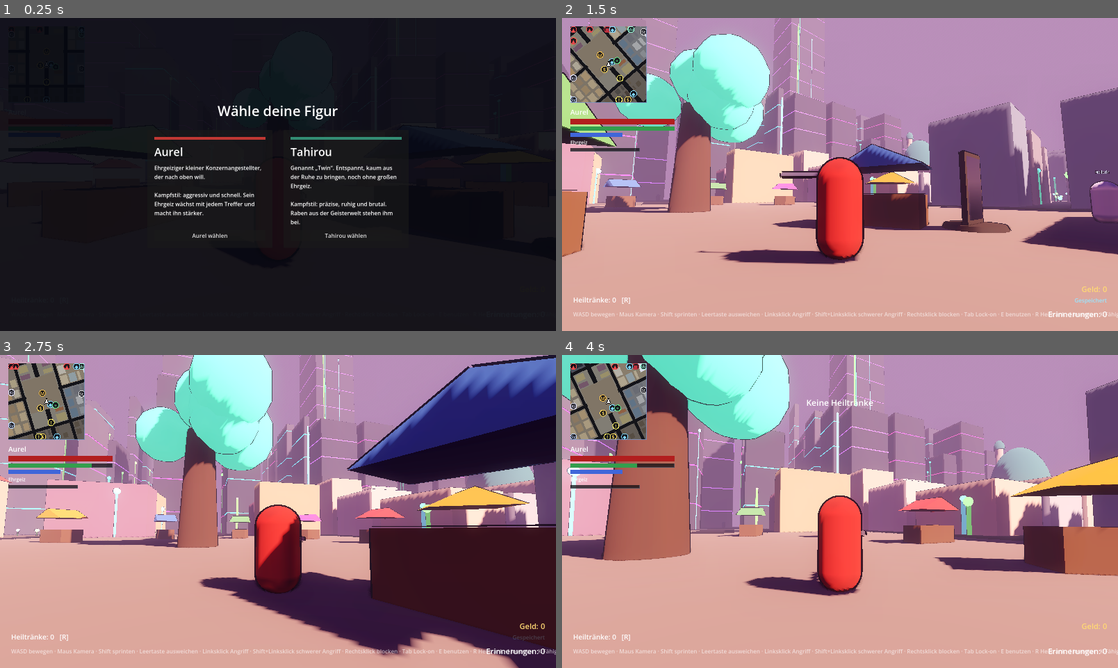
Above: before the commit, frames 1-4 (two rows, left to right).
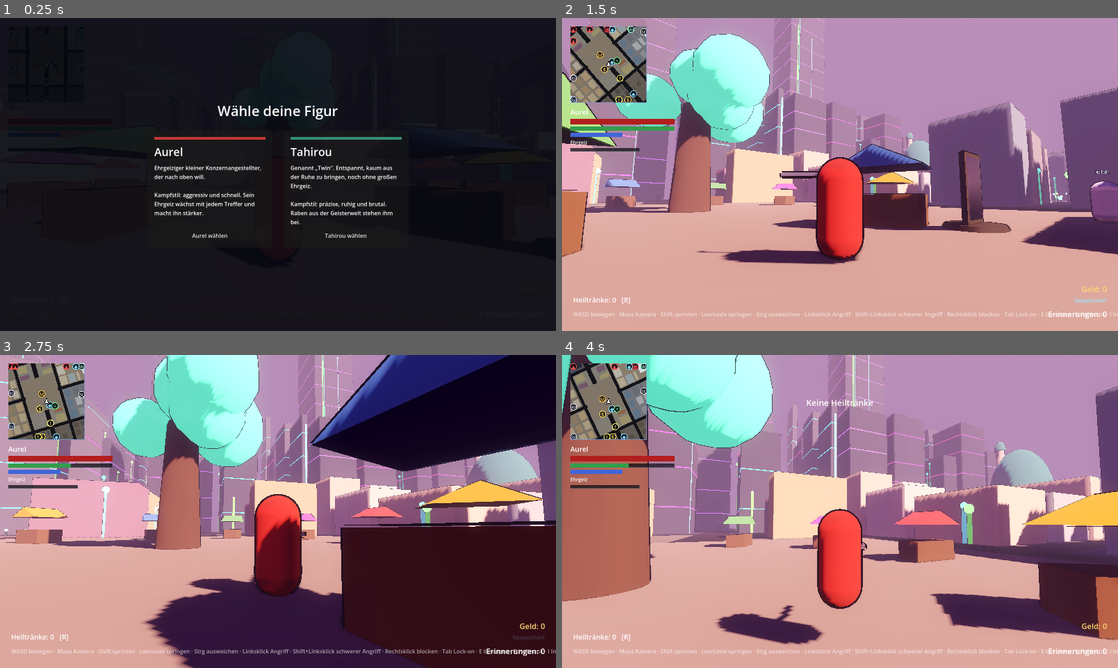
Above: after the commit, the same moments.

Repository: Aurelvonwatzdorf/nr1
Game: Godot game, scene res://scenes/levels/santo_santiago.tscn
Two runs of this game, one before a commit and one after it. Both use one fixed random seed, a clock stepped at 60 frames per second and the inputs below.
Inputs (mouse positions are in pixels of both pictures, inside the frame that each line leads up to):
- Up to frame 1 (0.25 s): no input
- Up to frame 2 (1.5 s): click "Aurel wählen" at 0.5 s; tap Enter at 1.25 s; move the mouse to (867, 174) at 1.27 s; hold W (move_forward) from 1.28 s (still down); hold Right mouse button (block) from 1.28 s (still down)
- Up to frame 3 (2.75 s): keep holding W (move_forward); tap Ctrl (dodge, bound only after the commit) at 1.55, 2.1 s; move the mouse to (250, 511) at 2.02 s; release Right mouse button (block) at 2.03 s; tap Space (dodge, bound only before the commit) at 2.3 s
- Up to frame 4 (4 s): keep holding W (move_forward); move the mouse to (851, 505) at 2.77 s; tap Space (dodge, bound only before the commit) at 2.85 s; tap R (heal) at 3.05, 3.6 s; move the mouse to (834, 517) at 3.52 s; tap Shift (sprint) at 3.8 s

The runs differ from the first frame. In frame 2, 0.3% of the frame differs, in the area x 30-100%, y 94-96%; in frame 3, 41%, in the area x 0-100%, y 0-100%; in frame 4, 36%.

Commit message:
Jump on Space, dodge on Ctrl, health regen, remnants on map, raven ancestors lend gifts
- Space jumps, Ctrl dodges (backstep without direction), gamepad: A jump, X interact
- Health regenerates 20/s after 10 s without damage
- Memory remnants get a map marker; test checks the map pauses time
- Ravens no longer state the obvious: ancestors lend Federkleid, Rabenauge,
  Fluegelschlag, Zweiter Atem in tight spots

Co-Authored-By: Claude Opus 5.5 <noreply@anthropic.com>
Claude-Session: https://claude.ai/code/session_01RjnwZ2TtYogGPE8DCJukRJ

Diff:
--- a/game/project.godot
+++ b/game/project.godot
@@ -67,9 +67,14 @@
 "events": [Object(InputEventKey,"device":-1,"physical_keycode":4194325),
 Object(InputEventJoypadButton,"device":-1,"button_index":7)]
 }
+jump={
+"deadzone": 0.2,
+"events": [Object(InputEventKey,"device":-1,"physical_keycode":32),
+Object(InputEventJoypadButton,"device":-1,"button_index":0)]
+}
 dodge={
 "deadzone": 0.2,
-"events": [Object(InputEventKey,"device":-1,"physical_keycode":32),
+"events": [Object(InputEventKey,"device":-1,"physical_keycode":4194326),
 Object(InputEventJoypadButton,"device":-1,"button_index":1)]
 }
 attack_light={
@@ -100,12 +105,12 @@
 interact={
 "deadzone": 0.2,
 "events": [Object(InputEventKey,"device":-1,"physical_keycode":69),
-Object(InputEventJoypadButton,"device":-1,"button_index":0)]
+Object(InputEventJoypadButton,"device":-1,"button_index":2)]
 }
 heal={
 "deadzone": 0.2,
 "events": [Object(InputEventKey,"device":-1,"physical_keycode":82),
-Object(InputEventJoypadButton,"device":-1,"button_index":2)]
+Object(InputEventJoypadButton,"device":-1,"button_index":12)]
 }
 call_spirit={
 "deadzone": 0.2,
--- a/game/scenes/ui/hud.tscn
+++ b/game/scenes/ui/hud.tscn
@@ -107,7 +107,7 @@
 offset_bottom = -24.0
 grow_vertical = 0
 theme_override_colors/font_color = Color(1, 1, 1, 0.6)
-text = "WASD bewegen · Maus Kamera · Shift sprinten · Leertaste ausweichen · Linksklick Angriff · Shift+Linksklick schwerer Angriff · Rechtsklick blocken · Tab Lock-on · E benutzen · R Heiltrank · I Inventar · K Fähigkeiten · M Karte · Esc Menü"
+text = "WASD bewegen · Maus Kamera · Shift sprinten · Leertaste springen · Strg ausweichen · Linksklick Angriff · Shift+Linksklick schwerer Angriff · Rechtsklick blocken · Tab Lock-on · E benutzen · R Heiltrank · I Inventar · K Fähigkeiten · M Karte · Esc Menü"
 
 [node name="PauseLabel" type="Label" parent="."]
 unique_name_in_owner = true
--- a/game/scripts/characters/character_data.gd
+++ b/game/scripts/characters/character_data.gd
@@ -15,6 +15,10 @@
 @export var max_focus: float = 50.0
 @export var stamina_regen_per_second: float = 35.0
 @export var stamina_regen_delay: float = 0.8
+## Leben regeneriert sich, wenn man so lange keinen Schaden genommen hat (Sekunden).
+@export var health_regen_delay: float = 10.0
+## Leben pro Sekunde während der Regeneration (in Schritten, einmal pro Sekunde).
+@export var health_regen_per_second: float = 20.0
 
 @export_group("Bewegung")
 @export var walk_speed: float = 4.5
@@ -23,6 +27,9 @@
 @export var acceleration: float = 30.0
 ## Wie schnell sich die Figur zur Laufrichtung dreht.
 @export var turn_speed: float = 12.0
+## Startgeschwindigkeit nach oben beim Springen (Leertaste).
+@export var jump_velocity: float = 6.0
+@export var jump_stamina_cost: float = 8.0
 
 @export_group("Ausweichrolle")
 @export var dodge_speed: float = 9.0
--- a/game/scripts/components/health_component.gd
+++ b/game/scripts/components/health_component.gd
@@ -6,12 +6,34 @@
 signal died
 
 var is_dead: bool = false
+## Regeneration: nach `regen_delay` Sekunden ohne Schaden gibt es jede Sekunde
+## `regen_per_second` Leben. 0 = keine Regeneration (Gegner, NPCs).
+var regen_per_second: float = 0.0
+var regen_delay: float = 10.0
+## Sekunden seit dem letzten Schaden.
+var time_since_damage: float = 0.0
+var _regen_tick: float = 0.0
+
+
+func _physics_process(delta: float) -> void:
+	if regen_per_second <= 0.0 or is_dead:
+		return
+	time_since_damage += delta
+	if time_since_damage < regen_delay or current >= max_value:
+		_regen_tick = 0.0
+		return
+	_regen_tick += delta
+	if _regen_tick >= 1.0:
+		_regen_tick -= 1.0
+		add(regen_per_second)
 
 
 func take_damage(amount: float) -> void:
 	if is_dead or amount <= 0.0:
 		return
 	remove(amount)
+	time_since_damage = 0.0
+	_regen_tick = 0.0
 	damaged.emit(amount)
 	if is_empty():
 		is_dead = true
@@ -26,4 +48,5 @@
 ## Volles Leben, wieder lebendig (Respawn, Ankerspiegel).
 func revive() -> void:
 	is_dead = false
+	time_since_damage = 0.0
 	refill()
--- a/game/scripts/components/raven_component.gd
+++ b/game/scripts/components/raven_component.gd
@@ -4,26 +4,44 @@
 ## Clan seit Generationen in Symbiose lebt.
 ##
 ## Füllt sich durch präzises, ruhiges Spiel. Ab `get_swarm_cost()` kann man mit F
-## einen Rabenschwarm rufen. Außerdem geben die alten Raben in brenzligen
-## Situationen von selbst Ratschläge (nicht zu oft).
+## einen Rabenschwarm rufen. Außerdem **leihen die alten Raben (die Ahnen)** in
+## brenzligen Situationen von selbst kurz eine Gabe (nicht zu oft):
+## - Federkleid (wenig Leben): erlittener Schaden halbiert, etwas Heilung.
+## - Rabenauge (Gegner holt aus): die Zeit verlangsamt sich kurz.
+## - Flügelschlag (umzingelt): Gegner ringsum zögern.
+## - Zweiter Atem (Ausdauer leer): Ausdauer sofort voll.
 
 @export var parry_gain: float = 30.0
 @export var defenseless_hit_gain: float = 15.0
 ## Ruhiges Kämpfen: alle `calm_interval` Sekunden ohne erlittenen Treffer.
 @export var calm_gain: float = 10.0
 @export var calm_interval: float = 5.0
-## Gleicher Ratschlag frühestens nach so vielen Sekunden wieder.
-@export var advice_cooldown: float = 12.0
-## Mindestabstand zwischen zwei Ratschlägen.
-@export var advice_min_gap: float = 4.0
+## Gleiche Gabe frühestens nach so vielen Sekunden wieder.
+@export var gift_cooldown: float = 30.0
+## Mindestabstand zwischen zwei Gaben.
+@export var gift_min_gap: float = 8.0
 
-const NUMBER_WORDS: Dictionary[int, String] = {3: "Drei", 4: "Vier", 5: "Fünf", 6: "Sechs"}
+## Name und Satz der Ahnen je Gabe.
+const GIFTS: Dictionary[StringName, Array] = {
+	&"feather_cloak": ["Federkleid", "Unsere Federn tragen, was du nicht tragen kannst."],
+	&"raven_eye": ["Rabenauge", "Sieh, wie wir sehen."],
+	&"wing_beat": ["Flügelschlag", "Wir sind viele. Sie sind wenige."],
+	&"second_breath": ["Zweiter Atem", "Nimm von unserem Atem, Twin."],
+}
+const FEATHER_CLOAK_TIME := 8.0
+const FEATHER_CLOAK_HEAL := 15.0
+const RAVEN_EYE_TIME := 1.2
+const RAVEN_EYE_TIME_SCALE := 0.4
+const WING_BEAT_RADIUS := 6.0
+const WING_BEAT_TIME := 2.5
 
 var _player: Player
 var _calm_time: float = 0.0
 var _clock: float = 0.0
-var _last_advice_at: float = -100.0
-var _advice_ready_at: Dictionary[StringName, float] = {}
+var _last_gift_at: float = -100.0
+var _gift_ready_at: Dictionary[StringName, float] = {}
+## Restzeit des Federkleids (Sekunden).
+var feather_cloak_left: float = 0.0
 
 
 func _ready() -> void:
@@ -35,6 +53,7 @@
 
 func _physics_process(delta: float) -> void:
 	_clock += delta
+	feather_cloak_left = maxf(feather_cloak_left - delta, 0.0)
 	if _player == null or _player.health.is_dead:
 		return
 	if count_engaged_enemies(10.0) > 0:
@@ -44,7 +63,7 @@
 			gain(calm_gain)
 	else:
 		_calm_time = 0.0
-	_check_advice()
+	_check_gifts()
 
 
 func gain(amount: float) -> void:
@@ -73,9 +92,21 @@
 	return current >= get_swarm_cost()
 
 
+## Faktor für erlittenen Schaden (Federkleid halbiert ihn).
+func get_damage_taken_factor() -> float:
+	return 0.5 if feather_cloak_left > 0.0 else 1.0
+
+
 ## Gegner im Umkreis, die gerade kämpfen (verfolgen, angreifen, taumeln).
 func count_engaged_enemies(radius: float) -> int:
 	var count := 0
+	for enemy in _engaged_enemies(radius):
+		count += 1
+	return count
+
+
+func _engaged_enemies(radius: float) -> Array[Enemy]:
+	var result: Array[Enemy] = []
 	for node: Node in get_tree().get_nodes_in_group(&"enemies"):
 		var enemy := node as Enemy
 		if enemy == null or enemy.health.is_dead:
@@ -83,29 +114,38 @@
 		if enemy.global_position.distance_to(_player.global_position) > radius:
 			continue
 		if enemy.state_machine.get_current_state_name() in [&"chase", &"attack", &"stagger"]:
-			count += 1
-	return count
+			result.append(enemy)
+	return result
 
 
-## Ein Ratschlag der Raben. Gibt false zurück, wenn es gerade zu früh ist.
-func advise(kind: StringName, text: String) -> bool:
-	if _clock < _advice_ready_at.get(kind, 0.0) or _clock - _last_advice_at < advice_min_gap:
+## Die Ahnen leihen eine Gabe. Gibt false zurück, wenn es gerade zu früh ist.
+func grant_gift(gift: StringName) -> bool:
+	if _clock < _gift_ready_at.get(gift, 0.0) or _clock - _last_gift_at < gift_min_gap:
 		return false
-	_advice_ready_at[kind] = _clock + advice_cooldown
-	_last_advice_at = _clock
-	EventBus.raven_advice.emit(text)
+	_gift_ready_at[gift] = _clock + gift_cooldown
+	_last_gift_at = _clock
+	match gift:
+		&"feather_cloak":
+			feather_cloak_left = FEATHER_CLOAK_TIME
+			_player.health.heal(FEATHER_CLOAK_HEAL)
+		&"raven_eye":
+			HitStop.apply(RAVEN_EYE_TIME, RAVEN_EYE_TIME_SCALE)
+		&"wing_beat":
+			for enemy in _engaged_enemies(WING_BEAT_RADIUS):
+				enemy.hesitate(WING_BEAT_TIME)
+		&"second_breath":
+			_player.stamina.refill()
+	EventBus.raven_gift_granted.emit(GIFTS[gift][0], GIFTS[gift][1])
 	return true
 
 
-func _check_advice() -> void:
+func _check_gifts() -> void:
 	if _player.health.get_ratio() < 0.3:
-		advise(&"low_health", "Du blutest, Twin. Zieh dich zurück.")
+		grant_gift(&"feather_cloak")
 	elif _player.stamina.is_empty():
-		advise(&"no_stamina", "Atme. Erst atmen, dann schlagen.")
-	else:
-		var engaged := count_engaged_enemies(8.0)
-		if engaged >= 3:
-			advise(&"surrounded", "%s von ihnen. Kämpf nicht in ihrer Mitte." % NUMBER_WORDS.get(engaged, "So viele"))
+		grant_gift(&"second_breath")
+	elif count_engaged_enemies(8.0) >= 3:
+		grant_gift(&"wing_beat")
 
 
 func _on_enemy_attack_started(enemy: Enemy) -> void:
@@ -115,4 +155,4 @@
 		return
 	if _player.state_machine.get_current_state_name() in [&"dodge", &"block"]:
 		return
-	advise(&"attack", "Er holt aus. Weich aus.")
+	grant_gift(&"raven_eye")
--- a/game/scripts/player/player.gd
+++ b/game/scripts/player/player.gd
@@ -110,6 +110,18 @@
 	return -global_basis.z
 
 
+## Springen (Leertaste), nur vom Boden aus. Gibt true zurück, wenn gesprungen wurde.
+func try_jump() -> bool:
+	if not is_input_enabled() or not is_on_floor() or not Input.is_action_just_pressed(&"jump"):
+		return false
+	if not stamina.can_act():
+		return false
+	stamina.consume(character_data.jump_stamina_cost)
+	velocity.y = character_data.jump_velocity
+	animator.play(&"jump", 0.35)
+	return true
+
+
 func apply_gravity(delta: float) -> void:
 	if not is_on_floor():
 		velocity.y -= gravity * delta
@@ -235,6 +247,8 @@
 func _apply_character_data() -> void:
 	var data := character_data
 	stamina.regen_delay = data.stamina_regen_delay
+	health.regen_delay = data.health_regen_delay
+	health.regen_per_second = data.health_regen_per_second
 	_apply_stats(true)
 	_setup_special_resource()
 	if data.model_scene:
@@ -275,6 +289,8 @@
 
 ## Entscheidet über Blocken und Parieren, bevor der Schaden ankommt.
 func _filter_incoming_hit(hit: HitData) -> Hurtbox.Result:
+	if get_ravens():
+		hit.damage *= get_ravens().get_damage_taken_factor()
 	var block_state := state_machine.current_state as PlayerBlockState
 	if block_state == null:
 		return Hurtbox.Result.HIT
--- a/game/scripts/player/player_animator.gd
+++ b/game/scripts/player/player_animator.gd
@@ -25,6 +25,8 @@
 	match animation_name:
 		&"dodge":
 			_placeholder_tween(Vector3(1.15, 0.6, 1.15), duration)
+		&"jump":
+			_placeholder_tween(Vector3(0.9, 1.15, 0.9), duration)
 		&"use_item":
 			_placeholder_tween(Vector3(0.95, 0.9, 0.95), duration)
 		&"hurt":
--- a/game/scripts/player/states/dodge_state.gd
+++ b/game/scripts/player/states/dodge_state.gd
@@ -2,7 +2,7 @@
 extends PlayerState
 ## Ausweichrolle. Kurz unverwundbar (I-Frames), danach verwundbar bis zum Ende.
 ## Die Rolle geht in die Richtung der gedrückten Taste (WASD, relativ zur Kamera).
-## Wird die Richtung kurz nach der Leertaste gedrückt, zählt sie trotzdem noch
+## Wird die Richtung kurz nach der Ausweichtaste (Strg) gedrückt, zählt sie trotzdem noch
 ## (Kulanzzeit). Ganz ohne Richtung gibt es einen Rückwärtsschritt.
 
 ## So lange nach Rollbeginn darf man die Richtung noch angeben (Sekunden).
--- a/game/scripts/player/states/idle_state.gd
+++ b/game/scripts/player/states/idle_state.gd
@@ -14,5 +14,6 @@
 	player.turn_towards(player.get_direction_to_lock_target(), delta)
 	if try_start_combat_action():
 		return
+	player.try_jump()
 	if player.get_move_direction() != Vector3.ZERO:
 		state_machine.transition_to(&"move")
--- a/game/scripts/player/states/move_state.gd
+++ b/game/scripts/player/states/move_state.gd
@@ -11,6 +11,7 @@
 	player.apply_gravity(delta)
 	if try_start_combat_action():
 		return
+	player.try_jump()
 	var direction := player.get_move_direction()
 	if direction == Vector3.ZERO:
 		state_machine.transition_to(&"idle")
--- a/game/scripts/systems/event_bus.gd
+++ b/game/scripts/systems/event_bus.gd
@@ -39,8 +39,8 @@
 signal story_flag_set(flag: StringName)
 ## Ein Gegner holt zum Angriff aus.
 signal enemy_attack_started(enemy: Enemy)
-## Die Raben geben Tahirou einen Ratschlag.
-signal raven_advice(text: String)
+## Die Raben-Ahnen leihen Tahirou kurz eine Gabe (Name und ihr Satz dazu).
+signal raven_gift_granted(gift_name: String, text: String)
 ## Kurze Meldung für das HUD.
 signal message_requested(text: String)
 ## Die Spielfigur hat an einem Ankerspiegel gerastet.
--- a/game/scripts/systems/memory_remnant.gd
+++ b/game/scripts/systems/memory_remnant.gd
@@ -12,6 +12,11 @@
 	collision_layer = 0
 	collision_mask = PhysicsLayers.PLAYER
 	label.text = str(amount)
+	# Auf Minimap und großer Karte zeigen, wo die Erinnerungen liegen.
+	var marker := MapMarker.new()
+	marker.kind = MapMarker.Kind.MEMORY_REMNANT
+	marker.label = "Deine Erinnerungen (%d)" % amount
+	add_child(marker)
 	body_entered.connect(_on_body_entered)
 
 
--- a/game/scripts/ui/hud.gd
+++ b/game/scripts/ui/hud.gd
@@ -39,7 +39,7 @@
 	EventBus.interaction_prompt_changed.connect(func(prompt: String) -> void: prompt_label.text = "E: %s" % prompt if prompt != "" else "")
 	EventBus.message_requested.connect(show_message)
 	EventBus.special_resource_changed.connect(_bind_special)
-	EventBus.raven_advice.connect(show_raven_advice)
+	EventBus.raven_gift_granted.connect(show_raven_gift)
 	raven_label.modulate.a = 0.0
 	EventBus.character_changed.connect(func(data: CharacterData) -> void: name_label.text = data.display_name)
 	EventBus.game_saved.connect(func() -> void: saved_label_flash())
@@ -65,9 +65,9 @@
 	pause_label.visible = _player != null and not _player.camera_rig.is_capturing and not GameState.is_menu_open()
 
 
-## Ratschlag der Raben (nur Tahirou): eigene Zeile, verblasst nach ein paar Sekunden.
-func show_raven_advice(text: String) -> void:
-	raven_label.text = "Die Raben: „%s“" % text
+## Gabe der Raben-Ahnen (nur Tahirou): eigene Zeile, verblasst nach ein paar Sekunden.
+func show_raven_gift(gift_name: String, text: String) -> void:
+	raven_label.text = "Die Ahnen leihen dir: %s\n„%s“" % [gift_name, text]
 	if _raven_tween and _raven_tween.is_valid():
 		_raven_tween.kill()
 	_raven_tween = create_tween()
--- a/game/scripts/world/map_marker.gd
+++ b/game/scripts/world/map_marker.gd
@@ -5,7 +5,7 @@
 
 enum Kind {
 	MARKET, MERCHANT, SERVICE, CORPORATE_TOWER, BARRACKS, ANCHOR_MIRROR,
-	CHURCH, MOSQUE, SYNAGOGUE, HOUSE_OF_SILENCE, MISSION,
+	CHURCH, MOSQUE, SYNAGOGUE, HOUSE_OF_SILENCE, MISSION, MEMORY_REMNANT,
 }
 
 ## Symbol (kurzer Text), Farbe und Name in der Legende je Art.
@@ -21,6 +21,7 @@
 	Kind.SYNAGOGUE: ["Sy", Color(0.75, 0.85, 1.0), "Synagoge"],
 	Kind.HOUSE_OF_SILENCE: ["St", Color(0.85, 0.85, 0.85), "Haus der Stille"],
 	Kind.MISSION: ["!", Color(1.0, 0.95, 0.4), "Mission"],
+	Kind.MEMORY_REMNANT: ["✦", Color(0.75, 0.55, 1.0), "Deine Erinnerungen"],
 }
 
 @export var kind: Kind = Kind.SERVICE
--- a/game/tests/smoke_test.gd
+++ b/game/tests/smoke_test.gd
@@ -84,6 +84,28 @@
 	var low := player.stamina.current
 	await _frames(120)
 	_check(player.stamina.current > low, "Ausdauer regeneriert sich")
+
+	# Springen (Leertaste)
+	await _frames(40)
+	player.stamina.refill()
+	var floor_y := player.global_position.y
+	await _tap(&"jump")
+	var max_y := floor_y
+	for i in 20:
+		await get_tree().physics_frame
+		max_y = maxf(max_y, player.global_position.y)
+	_check(max_y > floor_y + 0.8, "Leertaste springt (Höhe %.2f)" % (max_y - floor_y))
+	await _frames(60)
+	_check(player.is_on_floor(), "Figur landet wieder")
+
+	# Leben regeneriert nach 10 s ohne Schaden in 20er-Schritten
+	var hp_regen_start := player.health.current
+	player.health.time_since_damage = 9.5
+	await _frames(30)
+	_check(is_equal_approx(player.health.current, hp_regen_start), "Vor 10 s keine Regeneration")
+	await _frames(70)
+	_check(is_equal_approx(player.health.current, minf(hp_regen_start + 20.0, player.health.max_value)), "Nach 10 s: +20 Leben pro Sekunde (ist %.0f)" % player.health.current)
+	player.health.take_damage(player.health.current - hp_regen_start)
 
 	# Ausweichen nach rechts: Richtung kurz NACH der Leertaste gedrückt
 	await _frames(60)
@@ -213,6 +235,7 @@
 	_check(player.state_machine.get_current_state_name() == &"dead", "Figur stirbt")
 	var remnant := manager.get_remnant()
 	_check(remnant != null and remnant.amount == 120 and GameState.memories == 0, "120 Erinnerungen bleiben an der Todesstelle liegen")
+	_check(remnant != null and not remnant.find_children("*", "MapMarker", true, false).is_empty(), "Erinnerungen sind auf der Karte markiert")
 	await get_tree().create_timer(0.8).timeout
 	_check(not player.health.is_dead and player.state_machine.get_current_state_name() == &"idle", "Figur wird wiederbelebt")
 	_check(player.global_position.distance_to(start_checkpoint.origin) < 0.5, "Wiederbelebung am Checkpoint")
@@ -408,8 +431,9 @@
 	await _send_action(&"map")
 	await _frames(2)
 	_check(map_menu.is_open and map_menu.legend.get_child_count() >= 2, "M öffnet die große Karte mit Legende")
+	_check(get_tree().paused, "Bei offener Karte steht die Zeit still")
 	await _send_action(&"map")
-	_check(not map_menu.is_open, "M schließt sie wieder")
+	_check(not map_menu.is_open and not get_tree().paused, "M schließt sie wieder, die Zeit läuft weiter")
 
 	# Unschuldige NPCs verletzen: Moral sinkt, Tote bleiben tot
 	var mercy_before := GameState.moral.get_virtue_score(&"mercy")
@@ -573,13 +597,13 @@
 	player.global_position = Vector3(0.0, 0.05, 2.0)
 	await _frames(5)
 
-	# Tahirou: Rabenbund, Rabenschwarm, Ratschläge
+	# Tahirou: Rabenbund, Rabenschwarm, Gaben der Ahnen
 	player.apply_character(load("res://resources/characters/tahirou.tres") as CharacterData)
 	await _frames(2)
 	var ravens := player.get_ravens()
 	_check(ravens != null and player.get_ambition() == null and is_equal_approx(ravens.current, 0.0), "Tahirou hat den Rabenbund (startet bei 0), keinen Ehrgeiz")
-	var advice: Array[String] = []
-	EventBus.raven_advice.connect(func(text: String) -> void: advice.append(text))
+	var gifts: Array[String] = []
+	EventBus.raven_gift_granted.connect(func(gift_name: String, _text: String) -> void: gifts.append(gift_name))
 	player.global_position = Vector3(-9.0, 0.05, -10.0)
 	player.rotation = Vector3.ZERO
 	guard.global_position = guard.home_transform.origin
@@ -618,12 +642,23 @@
 	await _tap(&"attack_light")
 	await _frames(20)
 	_check(ravens.current >= ravens_before_defenseless + 15.0, "Treffer auf wehrlosen Gegner: +15 Rabenbund")
-	advice.clear()
-	ravens._last_advice_at = -100.0
-	ravens._advice_ready_at.clear()
+	gifts.clear()
+	ravens._last_gift_at = -100.0
+	ravens._gift_ready_at.clear()
 	player.health.take_damage(player.health.current - 10.0)
 	await _frames(5)
-	_check(advice.has("Du blutest, Twin. Zieh dich zurück."), "Raben raten bei wenig Leben zum Rückzug")
+	_check(gifts.has("Federkleid") and ravens.feather_cloak_left > 0.0 and player.health.current >= 25.0, "Wenig Leben: Ahnen leihen das Federkleid (+15 Leben)")
+	var cloak_hit := HitData.new()
+	cloak_hit.damage = 10.0
+	var hp_cloak := player.health.current
+	player.hurtbox.receive_hit(cloak_hit)
+	_check(is_equal_approx(player.health.current, hp_cloak - 5.0), "Federkleid halbiert den Schaden")
+	ravens.feather_cloak_left = 0.0
+	ravens._last_gift_at = -100.0
+	player.health.revive()
+	player.stamina.consume(1000.0)
+	await _frames(3)
+	_check(gifts.has("Zweiter Atem") and player.stamina.current > player.stamina.max_value * 0.9, "Ausdauer leer: Zweiter Atem füllt sie auf")
 	player.health.revive()
 	await _frames(40)
 
Not shown, changed: CLAUDE.md
